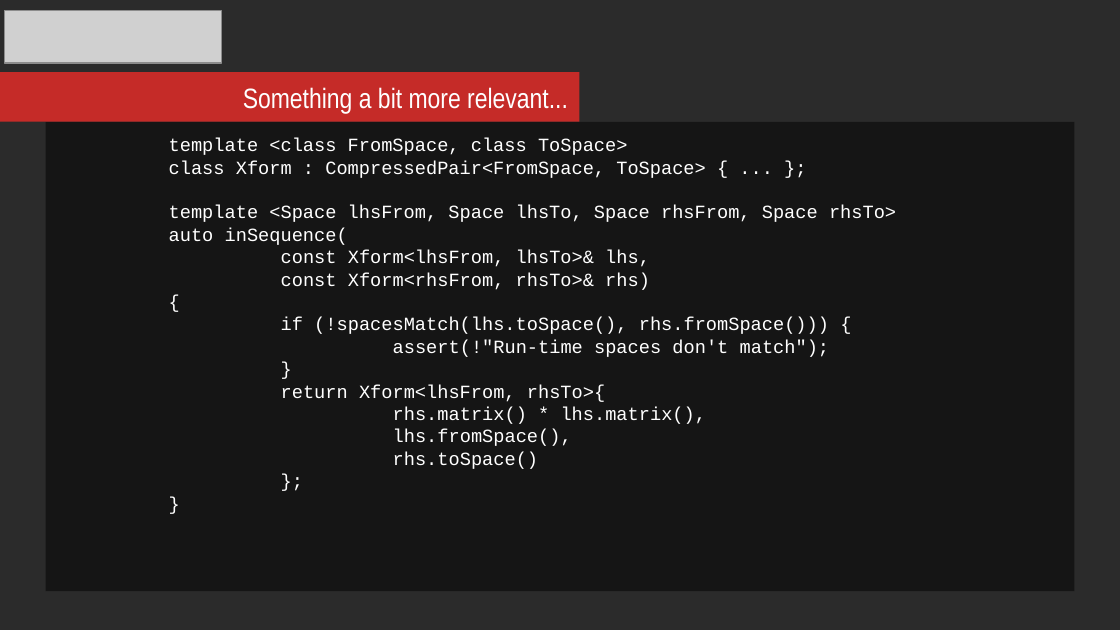
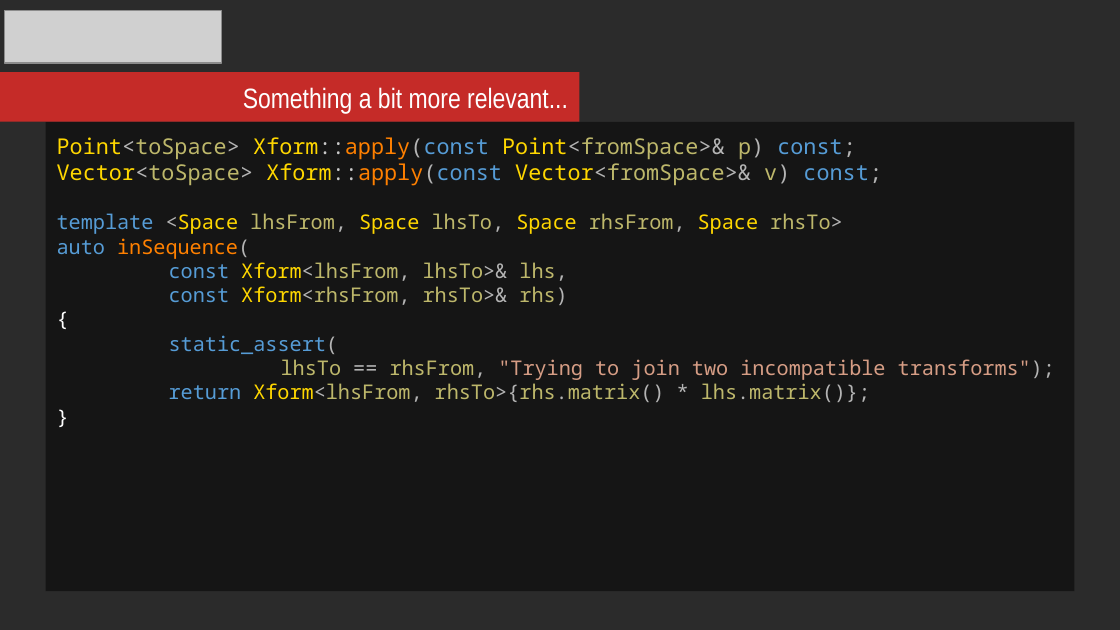
Before and after one commit to mikosz/type-safety, a slide deck: slide 26 of ask-not-what-you-can-do-for-the-compiler.odp (slide 29 before the commit). Drawn at 1120x630 pixels with LibreOffice and Linux fonts; fonts in the diff are those of the drawing; grey boxes stand for pictures; background and template pictures are left out; a plain dark background stands for a picture behind light text. Boxes give left, top, right and bottom in pixels: in the first picture for what was removed or moved away, otherwise in the second. Text is boxed around its words. In the diff, an @@ line names an element or a change of style, - is before the commit and + after.

Commit message:
Presentation updated

```diff
--- a/ask-not-what-you-can-do-for-the-compiler.odp
+++ b/ask-not-what-you-can-do-for-the-compiler.odp
@@ text in rectangle at bbox=[57, 137, 882, 186]: text changed; size 12 to 14 pt; font Courier New to Noto Sans Mono; text colour #FFFFFF to #BDB76B @@
-template <class FromSpace, class ToSpace>
-class Xform : CompressedPair<FromSpace, ToSpace> { ... };
+Point<toSpace> Xform::apply(const Point<fromSpace>& p) const;
+Vector<toSpace> Xform::apply(const Vector<fromSpace>& v) const;
@@ text in rectangle at bbox=[57, 213, 843, 305]: size 12 to 13 pt, font Courier New to Noto Sans Mono in "template <Space lhsFrom, Space lhsTo, Space rhsFrom, ...", "auto inSequence(", "const Xform<lhsFrom, lhsTo>& lhs,", "const Xform<rhsFrom, rhsTo>& rhs)" and 2 more places; text colour #FFFFFF to #569CD6 in "template", "auto", "const", "const"; text colour #FFFFFF to #B4B4B4 in "<Space lhsFrom, lhsTo, rhsFrom, rhsTo>", "inSequence(", "Xform<lhsFrom, lhsTo>& lhs,", "Xform<rhsFrom, rhsTo>& rhs)"; text colour #FFFFFF to #FFD700 in "<Space Space Space Space", "Xform<lhsFrom,", "Xform<rhsFrom,"; text colour #FFFFFF to #BDB76B in "lhsFrom, lhsTo, rhsFrom, rhsTo>", "Xform<lhsFrom, lhsTo>& lhs,", "Xform<rhsFrom, rhsTo>& rhs)"; text colour #FFFFFF to #FF8000 in "inSequence("; indent changed @@
@@ text in rectangle at bbox=[169, 335, 1055, 402]: text changed; size 12 to 13 pt; font Courier New to Noto Sans Mono; text colour #FFFFFF to #BDB76B @@
-if (!spacesMatch(lhs.toSpace(), rhs.fromSpace())) {
-assert(!"Run-time spaces don't match");
+static_assert(
+lhsTo == rhsFrom, "Trying to join two incompatible transforms");
+return Xform<lhsFrom, rhsTo>{rhs.matrix() * lhs.matrix()};
@@ text in rectangle at bbox=[281, 385, 707, 469]: paragraphs removed @@
-return Xform<lhsFrom, rhsTo>{
-rhs.matrix() * lhs.matrix(),
-lhs.fromSpace(),
-rhs.toSpace()
-};
-}
```
Also in this commit, not shown: 5 other slides changed, 1 slide added, 1 slide removed.
